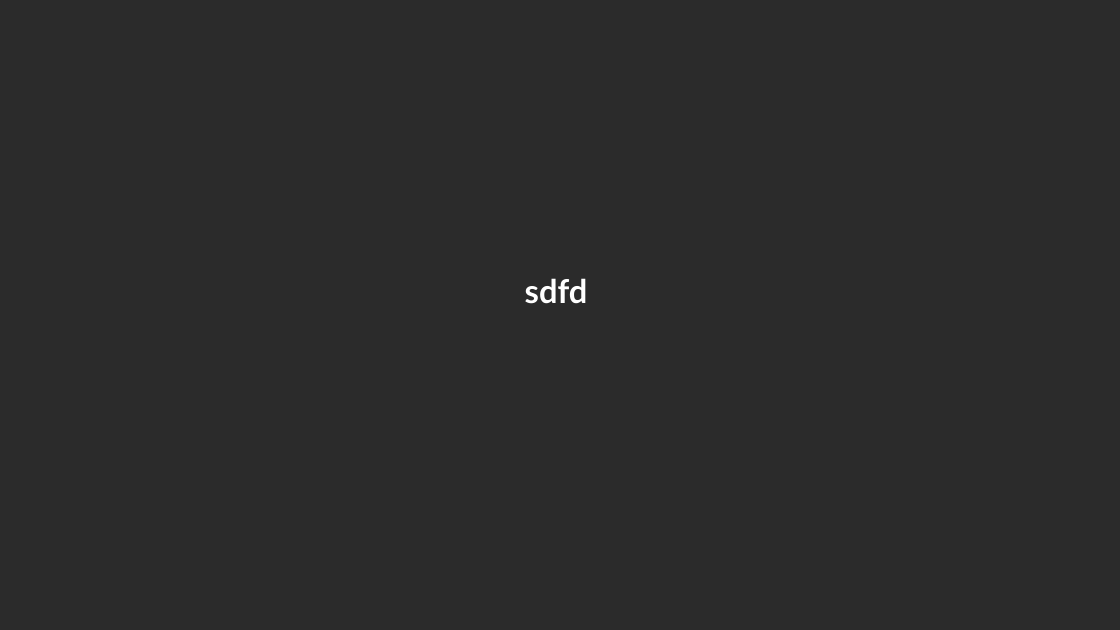
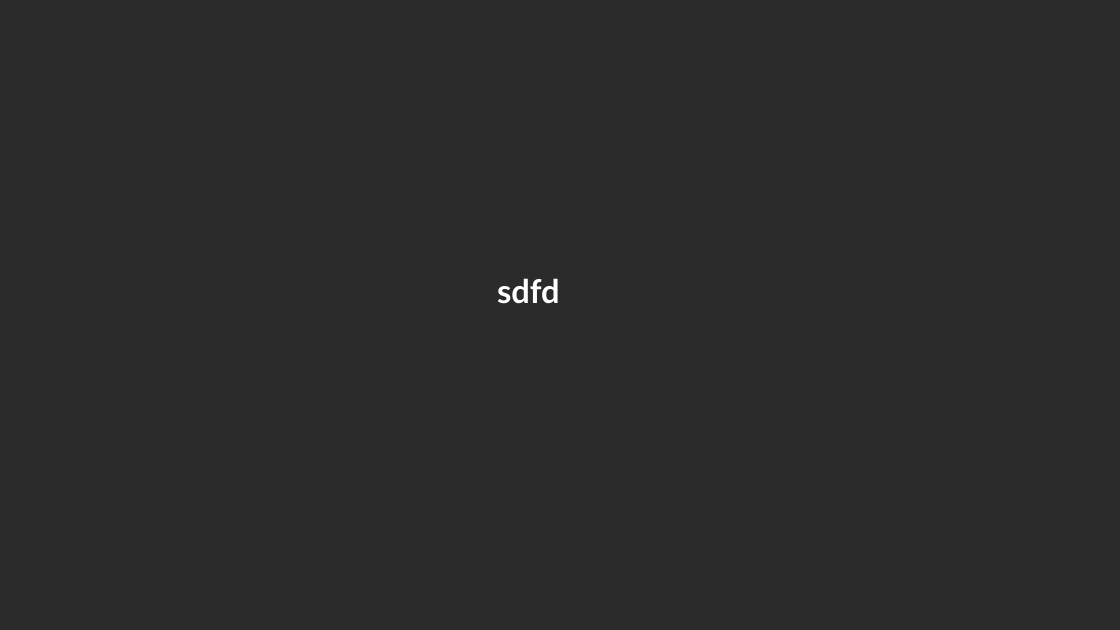
Before and after one commit to lizesteyn/FNBdataquest, a slide deck: slide 8 of Presentation1.pptx. Drawn at 1120x630 pixels with LibreOffice and Linux fonts; fonts in the diff are those of the drawing; background and template pictures are left out; a plain dark background stands for a picture behind light text. Boxes give left, top, right and bottom in pixels: in the first picture for what was removed or moved away, otherwise in the second. Text is boxed around its words. In the diff, an @@ line names an element or a change of style, - is before the commit and + after.

```diff
--- a/Presentation1.pptx
+++ b/Presentation1.pptx
@@ text "sdfd": place and size @@
-text "sdfd" at [525, 278, 588, 304]
+text "sdfd" at [497, 278, 560, 304]
```
Also in this commit, not shown: 14 other slides changed, 13 slides added, 18 slides removed.
